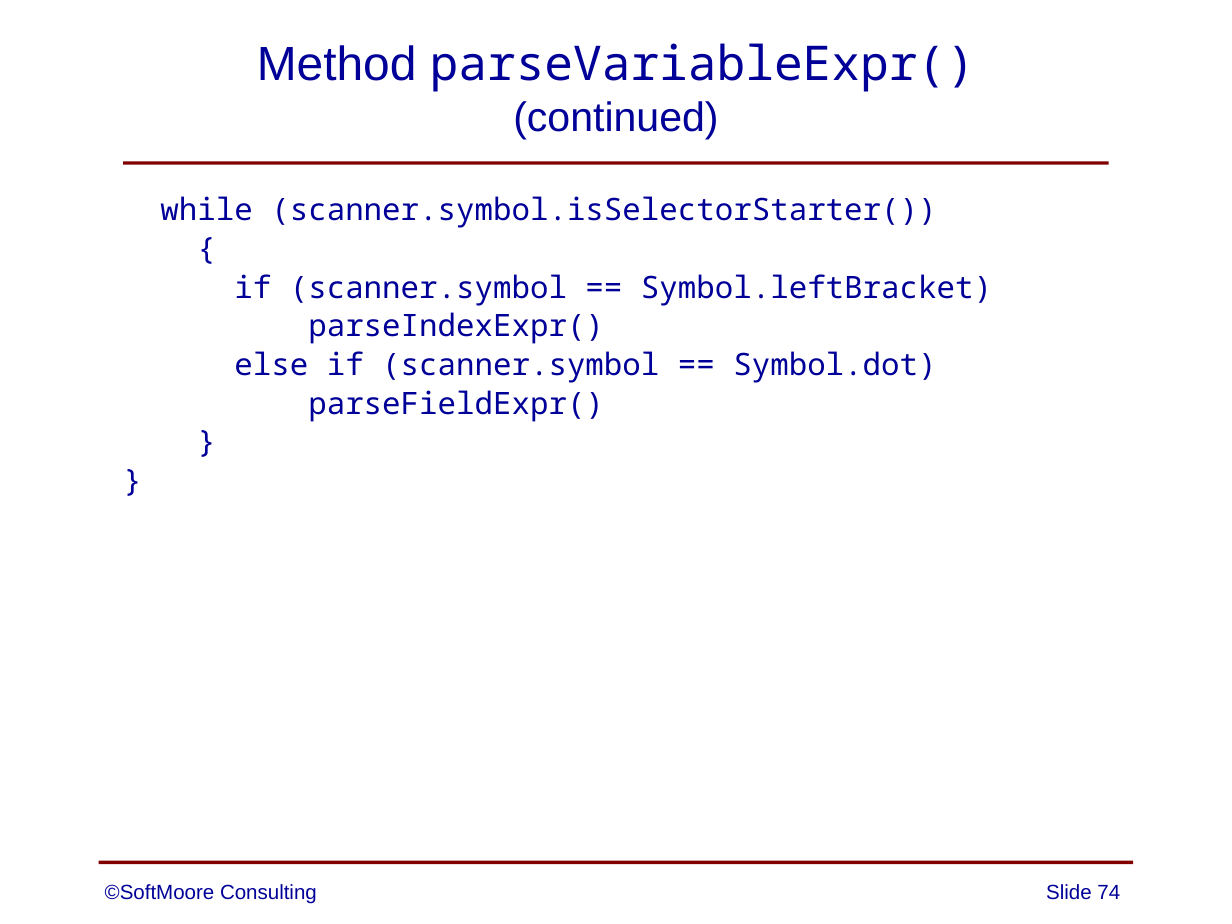
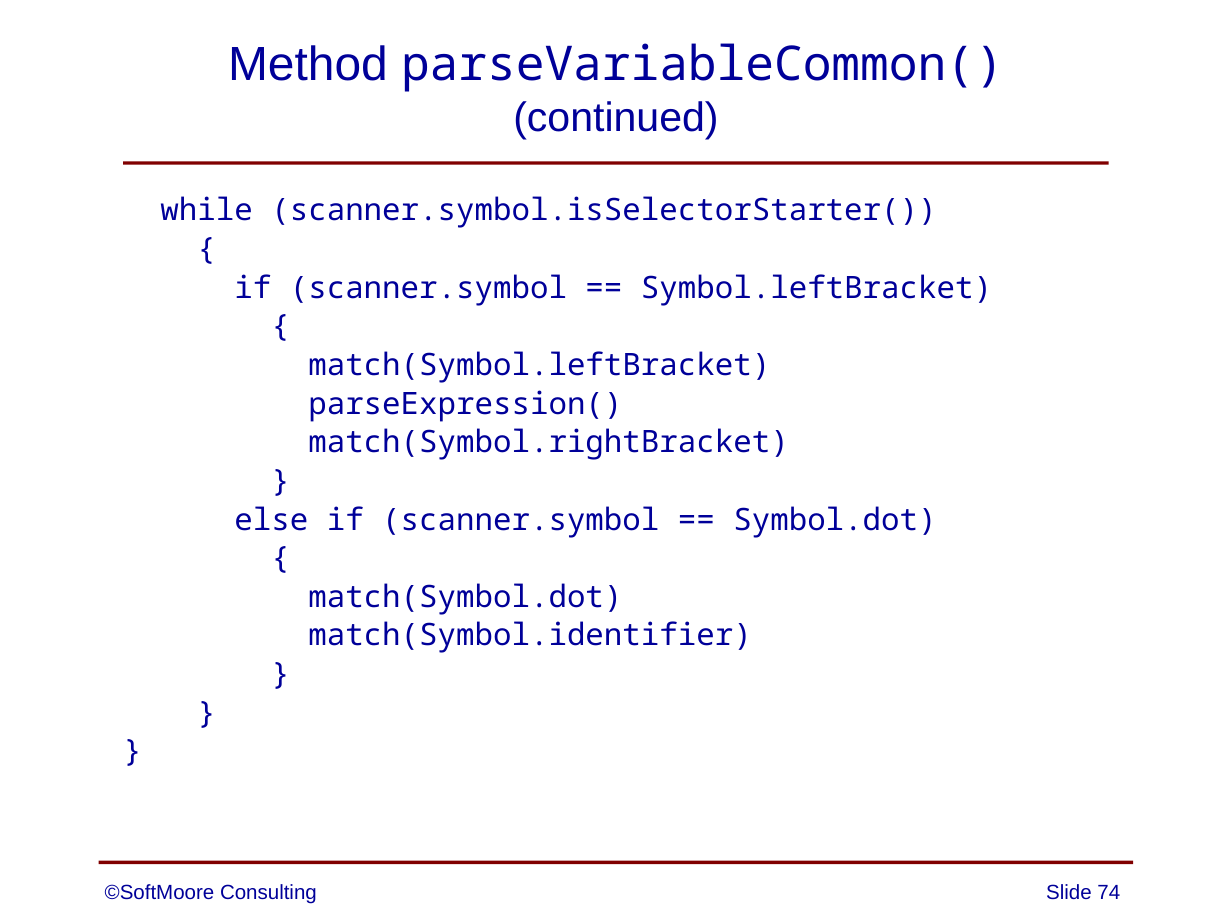
Before and after one commit to SoftMoore/CPRL-Kt-2nd, a slide deck: slide 74 of PowerPoints/06 - Syntax Analysis.pptx. Drawn at 1232x924 pixels with LibreOffice and Linux fonts; fonts in the diff are those of the drawing. Boxes give left, top, right and bottom in pixels: in the first picture for what was removed or moved away, otherwise in the second. Text is boxed around its words. In the diff, an @@ line names an element or a change of style, - is before the commit and + after.

Commit message:
updates to one slide

```diff
--- a/PowerPoints/06 - Syntax Analysis.pptx
+++ b/PowerPoints/06 - Syntax Analysis.pptx
@@ title at (x1=228, y1=43, x2=1004, y2=139): text changed @@
-Method parseVariableExpr()
-(continued)
+Method parseVariableCommon()
+(continued)
@@ text at (x1=160, y1=196, x2=992, y2=653): paragraph added @@
+}
@@ text at (x1=308, y1=351, x2=788, y2=460): text changed @@
-parseIndexExpr()
+{
+match(Symbol.leftBracket)
+parseExpression()
+match(Symbol.rightBracket)
+}
@@ text at (x1=308, y1=583, x2=752, y2=653): text changed @@
-parseFieldExpr()
+{
+match(Symbol.dot)
+match(Symbol.identifier)
```
Also in this commit, not shown: 1 other slide changed.
